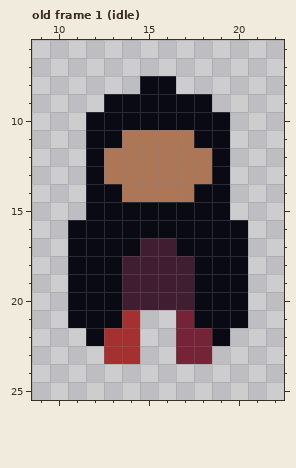
Two states of a pixel-art file, player/assets/playerAnim.aseprite. Above, as it was before the edit.
32x32 pixels, 12 frames. Shown: old frame 1 (idle): x 9..22, y 6..25. The commit also changed other frames, which this record leaves out.
The same view after the edit:
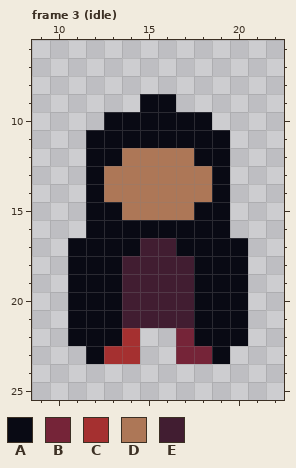
Palette (. is transparent): A #090a14  B #752438  C #a53030  D #ad7757  E #411d31
A new or re-ordered frame is compared with the old frame closest to it.
From old to new:
frames 12 -> 22
Frame 3 (idle) is new; against old frame 1 (idle):
The author put colour A in row 22 at x 11 and 20; in row 23 at x 12 and 19.
Colour B becomes colour A in row 22 at x 18.
Colour C becomes colour A in row 22 at x 13.
Colour D becomes colour A in row 11 at x 14 to 17; in row 12 at x 13 and 18.
Colour A becomes colour D in row 14 at x 13 and 18; in row 15 at x 14 to 17.
The author put colour E in row 21 at x 15 to 16.
Colour B becomes colour E in row 21 at x 17.
Colour C becomes colour E in row 21 at x 14.
The edit erases colour A in row 8 at x 15 to 16; in row 9 at x 13 to 14 and 17 to 18; in row 10 at x 12 and 19; in row 16 at x 11 and 20.
Pixel boxes of the changes (left, top, right, bottom) in both pictures:
changed: (68, 76, 248, 238)
changed: (68, 310, 248, 364)
